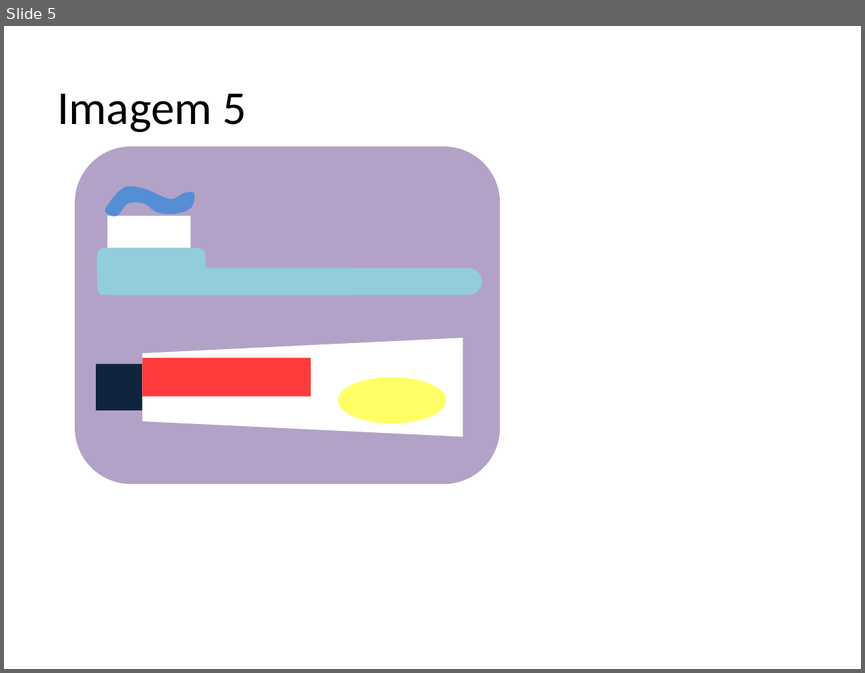
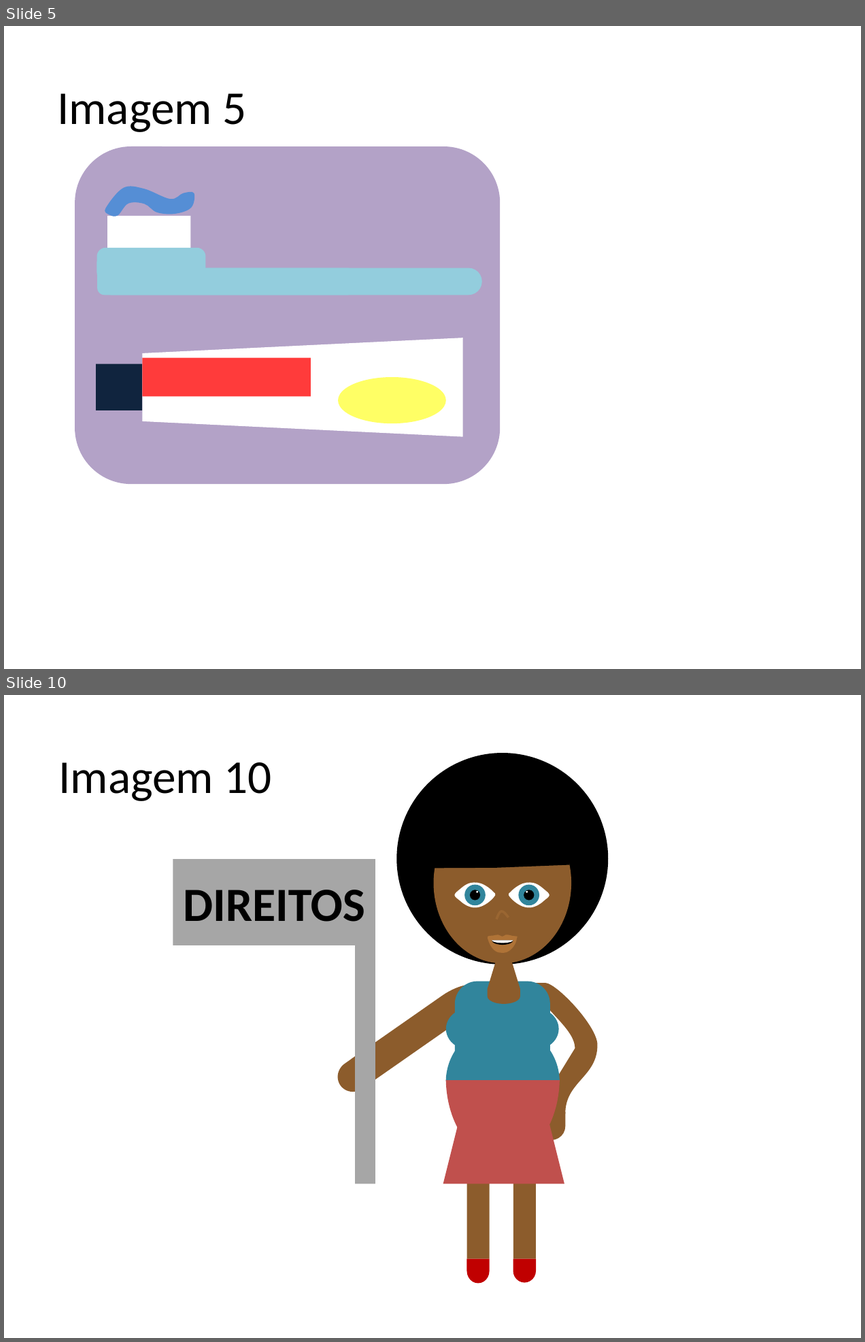
Before and after one commit to gustavogitzel/Discussex, a slide deck: Rascunhos/Imagens/Gravidez.pptx. Shown one above the other, each under a label of ours: slide 5 before the commit, slides 5 and 10 after it; the slides between them are not shown. The pictures are 865x673 and 865x1342 pixels, drawn with LibreOffice and Linux fonts; fonts in the diff are those of the drawing. Boxes give left, top, right and bottom in pixels: in the first picture for what was removed or moved away, otherwise in the second. Text is boxed around its words. In the diff, an @@ line names an element or a change of style, - is before the commit and + after.

```diff
--- a/Rascunhos/Imagens/Gravidez.pptx
+++ b/Rascunhos/Imagens/Gravidez.pptx
@@ slide 10 added at (x1=4, y1=695, x2=861, y2=1338), background #FFFFFF @@
@@ title added at (x1=58, y1=762, x2=272, y2=801), 39.6 pt, text #000000 @@
+Imagem 10
@@ group added at (x1=173, y1=753, x2=608, y2=1283): 10 ellipses, 8 freeform shapes, 5 flow chart delays, 4 rectangles, 3 pie slice (boxed as its full ellipse)s, 2 trapezoids, 1 round same rect @@
+DIREITOS
```
Also in this commit, not shown: 3 slides changed, 3 other slides added, 12 other files.
